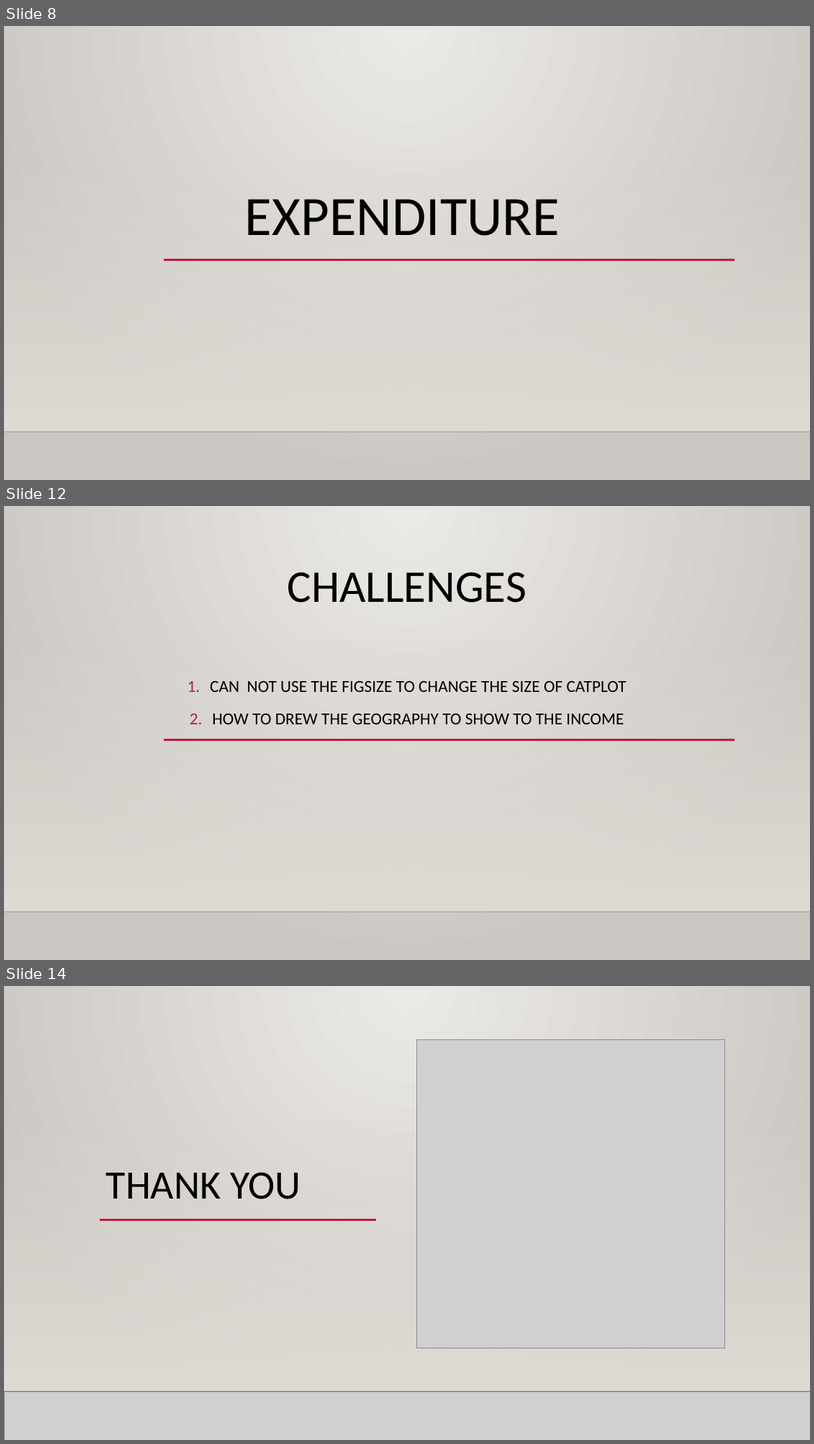
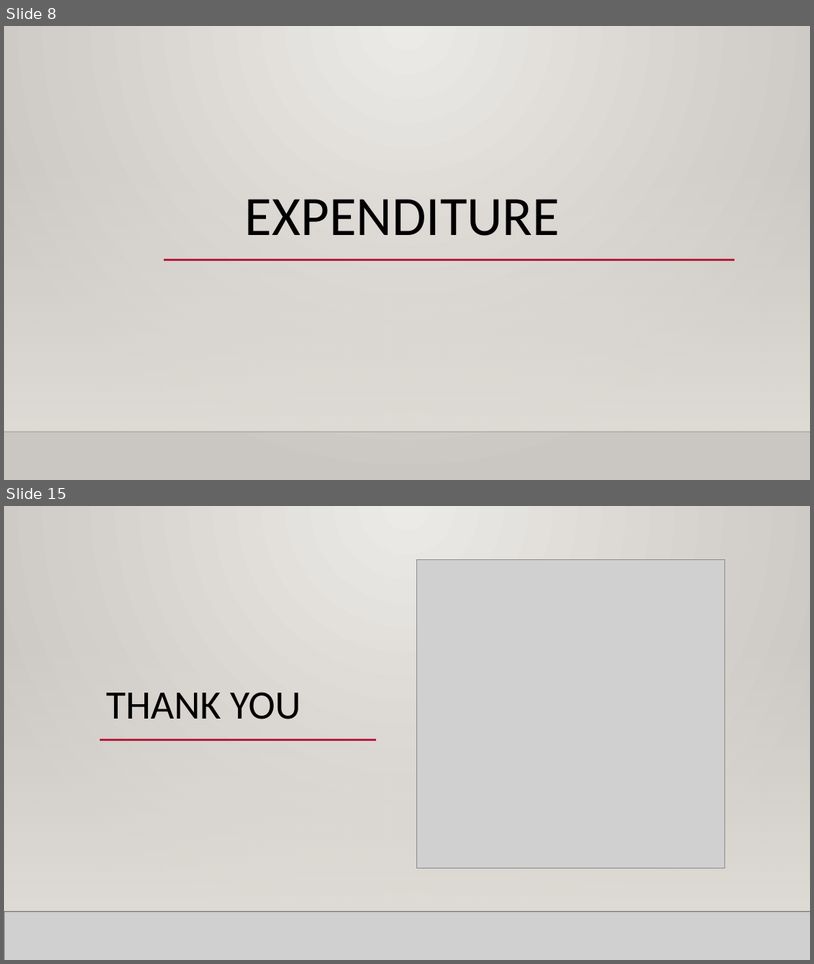
Before and after one commit to gegeli638/DAV-5400, a slide deck: final/gege-final.pptx. Shown one above the other, each under a label of ours: slides 8, 12 and 14 before the commit, slides 8 and 15 after it; the slides between them are not shown. The pictures are 814x1444 and 814x964 pixels, drawn with LibreOffice and Linux fonts; fonts in the diff are those of the drawing; grey boxes stand for pictures; background and template pictures are left out. Boxes give left, top, right and bottom in pixels: in the first picture for what was removed or moved away, otherwise in the second. Text is boxed around its words. In the diff, an @@ line names an element or a change of style, - is before the commit and + after.

```diff
--- a/final/gege-final.pptx
+++ b/final/gege-final.pptx
@@ slide 12 removed at (x1=4, y1=506, x2=810, y2=960), background gradient #ECEAE7 to #CAC7C1; not listed: 3 template elements that a slide beside it also shows @@
@@ title removed at (x1=288, y1=572, x2=527, y2=602) @@
-CHALLENGES
@@ subtitle removed at (x1=210, y1=681, x2=627, y2=724) @@
-1. CAN NOT USE THE FIGSIZE TO CHANGE THE SIZE OF CATPLOT
-2. HOW TO DREW THE GEOGRAPHY TO SHOW TO THE INCOME
@@ what was slide 14 is now slide 15 @@
```
Also in this commit, not shown: 6 slides changed, 2 slides added.
